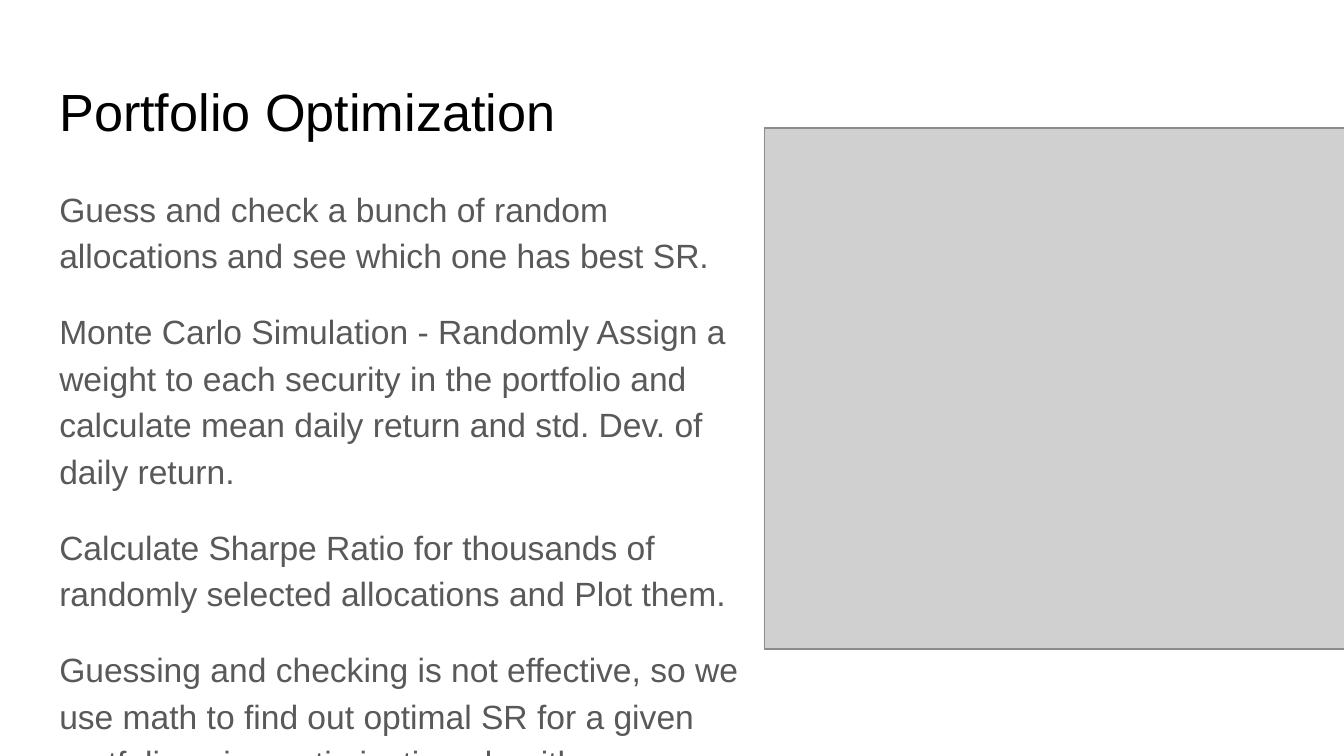
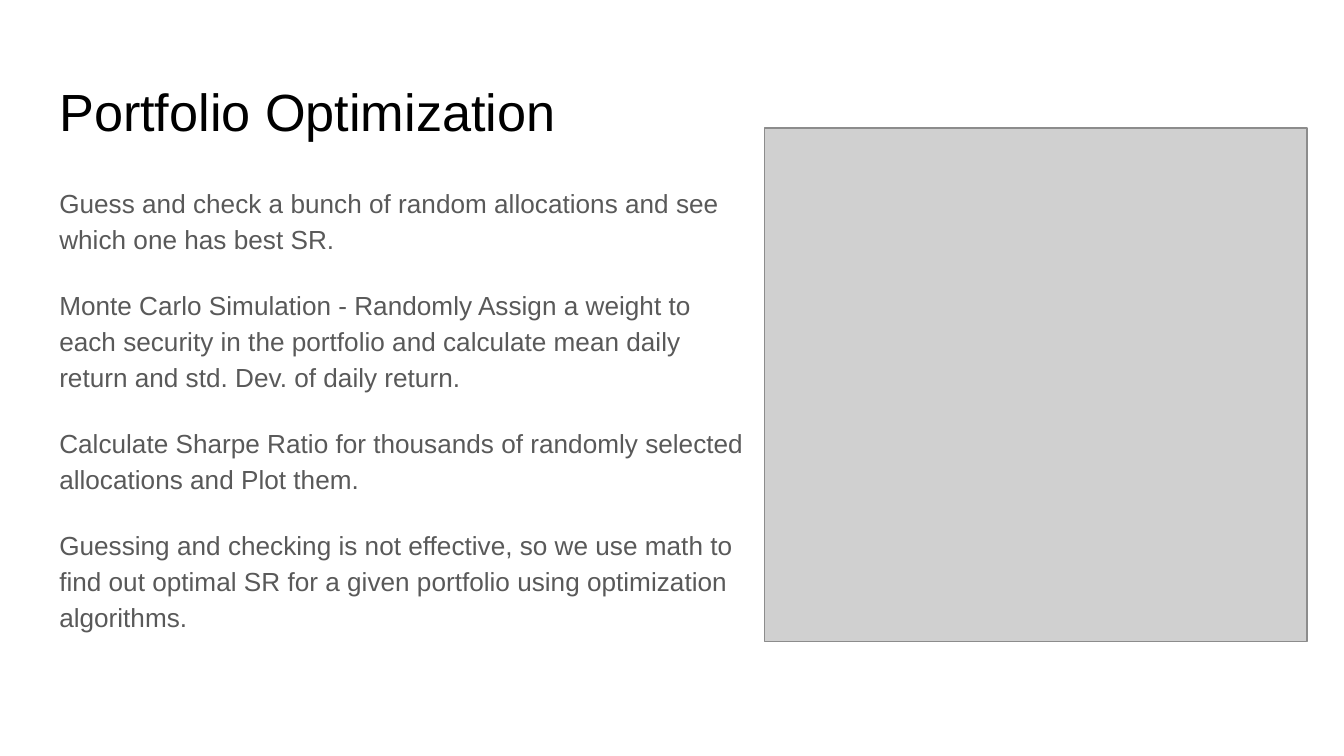
Before and after one commit to rajaharsha/Algorithm-Trading, a slide deck: slide 17 of PairTrading.pptx (slide 15 before the commit). Drawn at 1344x756 pixels with LibreOffice and Linux fonts; fonts in the diff are those of the drawing; grey boxes stand for pictures. Boxes give left, top, right and bottom in pixels: in the first picture for what was removed or moved away, otherwise in the second. Text is boxed around its words. In the diff, an @@ line names an element or a change of style, - is before the commit and + after.

```diff
--- a/PairTrading.pptx
+++ b/PairTrading.pptx
@@ picture: place and size @@
-picture at [765,128,1344,649]
+picture at [765,128,1308,641]
@@ text "Guess and check a bunch ..." at [59,194,742,633]: size 18 to 14 pt @@
```
Also in this commit, not shown: 12 other slides changed, 5 slides added, 1 slide removed, 3 other files.
